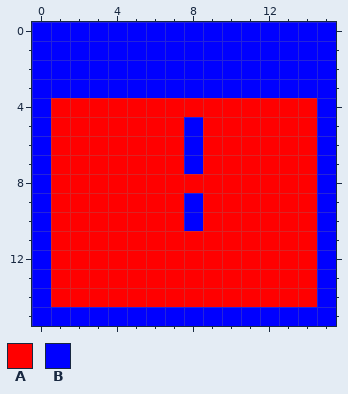
Two versions of one pixel-art sprite, gfx/level00.png. That is the earlier state.
The file is 16x16 pixels.
Palette (. is transparent): A #ff0000  B #0000ff
Pixels before, first column x 0:
 0 BBBBBBBBBBBBBBBB
 1 BBBBBBBBBBBBBBBB
 2 BBBBBBBBBBBBBBBB
 3 BBBBBBBBBBBBBBBB
 4 BAAAAAAAAAAAAAAB
 5 BAAAAAAABAAAAAAB
 6 BAAAAAAABAAAAAAB
 7 BAAAAAAABAAAAAAB
 8 BAAAAAAAAAAAAAAB
 9 BAAAAAAABAAAAAAB
10 BAAAAAAABAAAAAAB
11 BAAAAAAAAAAAAAAB
12 BAAAAAAAAAAAAAAB
13 BAAAAAAAAAAAAAAB
14 BAAAAAAAAAAAAAAB
15 BBBBBBBBBBBBBBBB
After the commit:
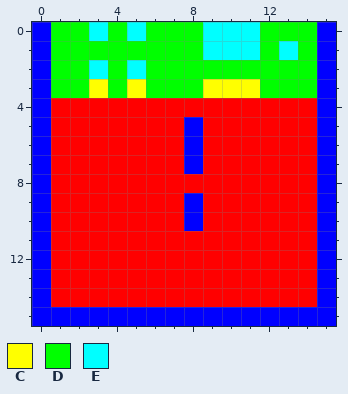
Colours new in this view: C #ffff00  D #00ff00  E #00ffff
The exact change:
Changed rows in their new state; - is an unchanged pixel.
first column x 1:
 0 DDEDEDDDEEEDDD
 1 DDDDDDDDEEEDED
 2 DDEDEDDDDDDDDD
 3 DDCDCDDDCCCDDD
Where, in picture pixels (left, top, right, bottom), the same in both pictures:
changed: (51, 22, 317, 98)
